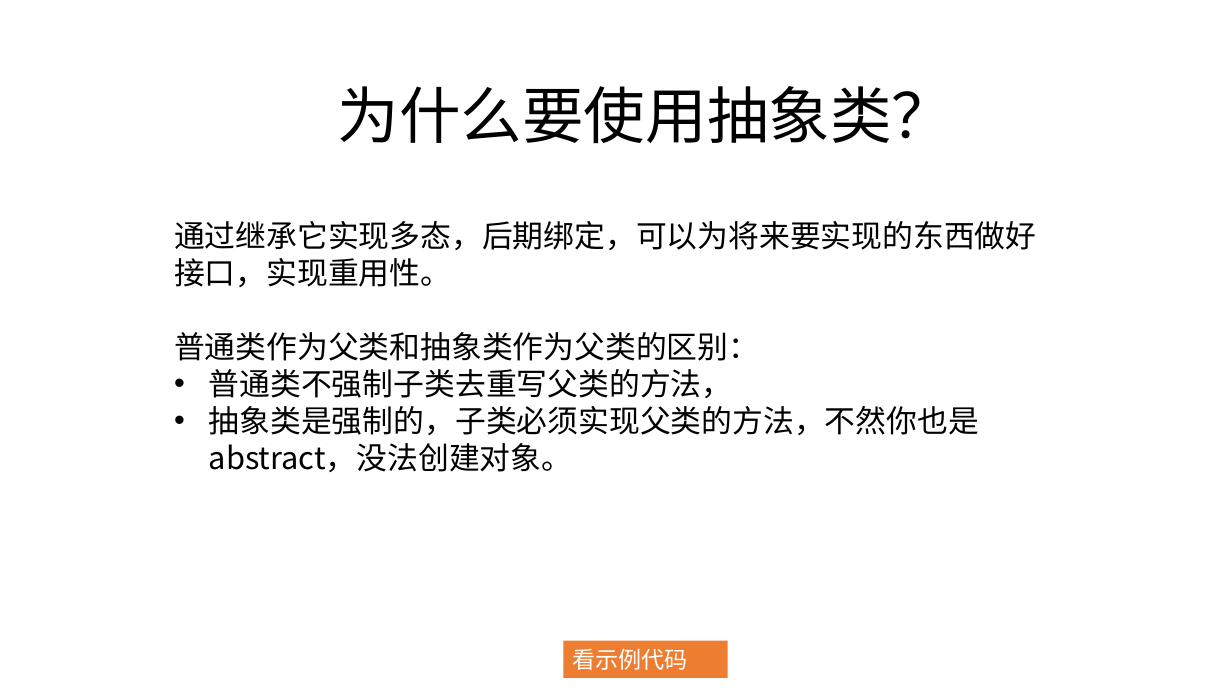
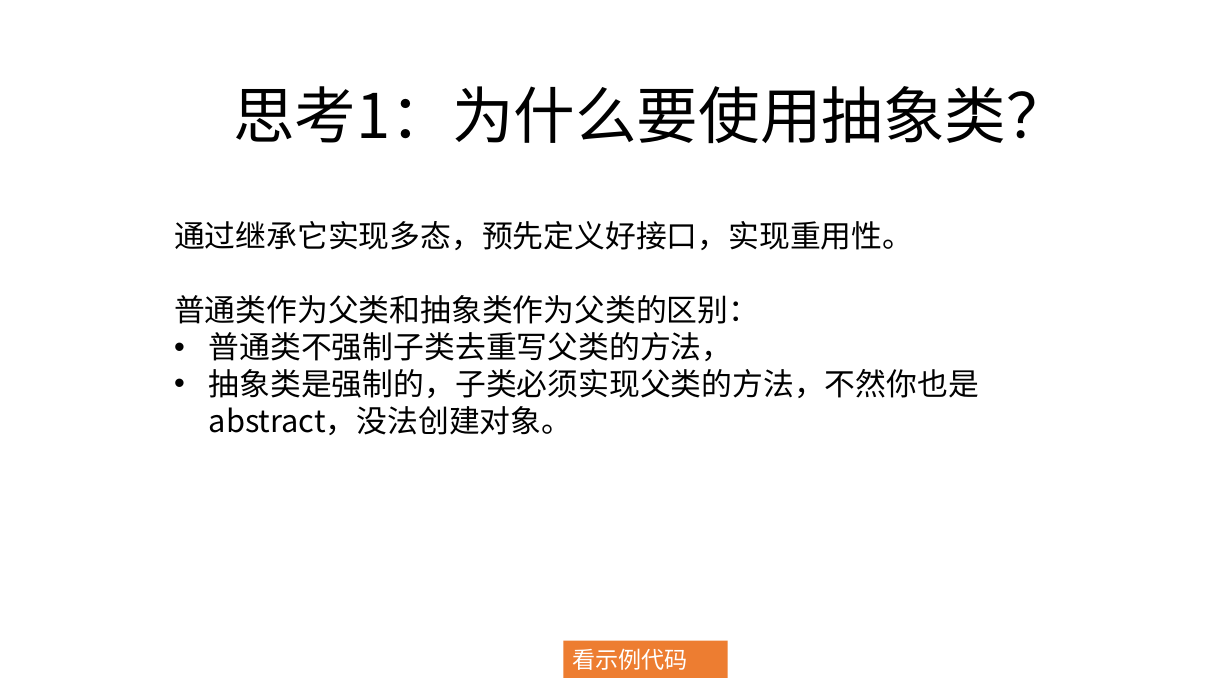
Before and after one commit to zjyesir/hmc_java_1, a slide deck: slide 8 of ppt/12.抽象类和接口.pptx (slide 6 before the commit). Drawn at 1232x693 pixels with LibreOffice and Linux fonts; fonts in the diff are those of the drawing; background and template pictures are left out. Boxes give left, top, right and bottom in pixels: in the first picture for what was removed or moved away, otherwise in the second. Text is boxed around its words. In the diff, an @@ line names an element or a change of style, - is before the commit and + after.

Commit message:
抽象部分写完

```diff
--- a/ppt/12.抽象类和接口.pptx
+++ b/ppt/12.抽象类和接口.pptx
@@ text at bbox=[233, 86, 1068, 144]: text changed @@
-为什么要使用抽象类？
+思考1：为什么要使用抽象类？
@@ text at bbox=[174, 221, 913, 250]: text changed @@
-通过继承它实现多态，后期绑定，可以为将来要实现的东西做好接口，实现重用性。
+通过继承它实现多态，预先定义好接口，实现重用性。
```
Also in this commit, not shown: 2 other slides changed, 9 slides added, 3 slides removed.
